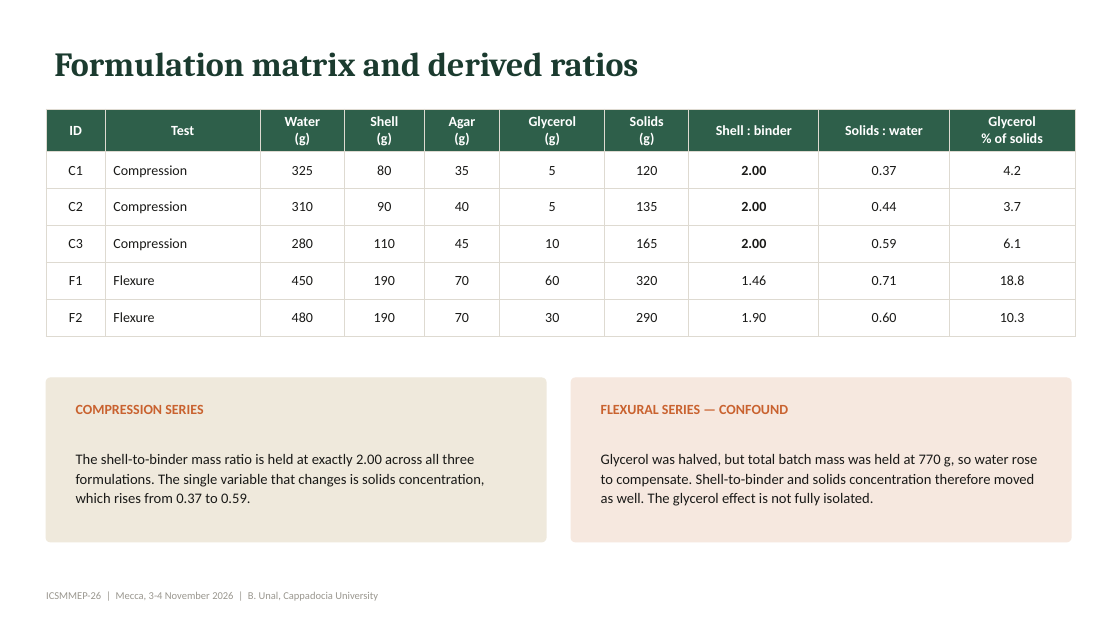
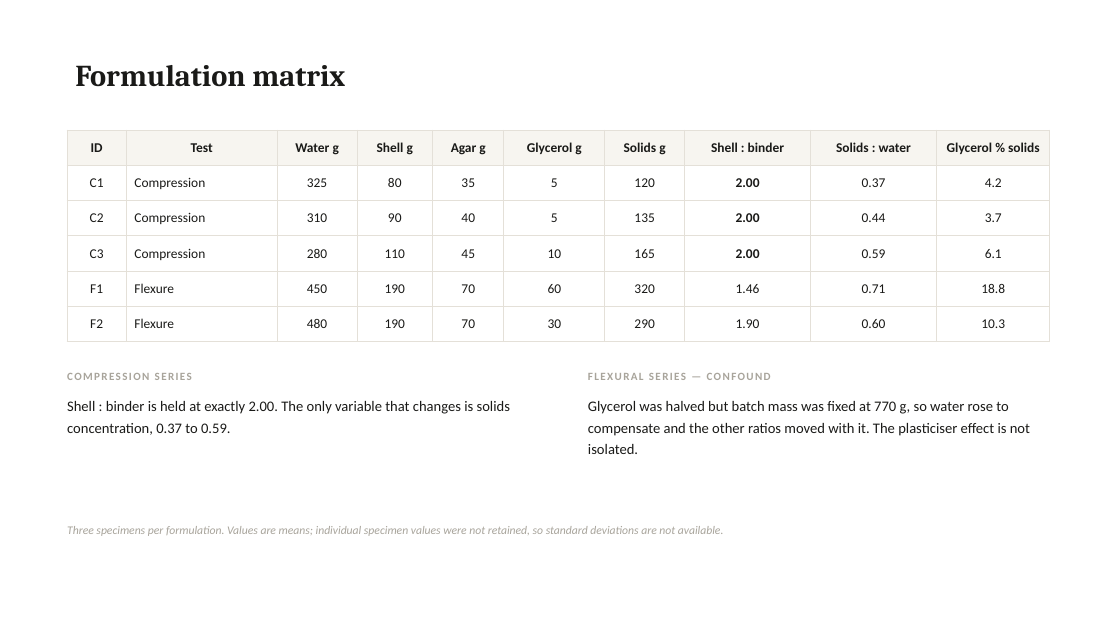
Before and after one commit to bunal91/sanat-ve-mekan, a slide deck: slide 10 of konferans-bildirisi/06-sunum/ICSMMEP26_Presentation_Unal.pptx. Drawn at 1120x630 pixels with LibreOffice and Linux fonts; fonts in the diff are those of the drawing. Boxes give left, top, right and bottom in pixels: in the first picture for what was removed or moved away, otherwise in the second. Text is boxed around its words. In the diff, an @@ line names an element or a change of style, - is before the commit and + after.

```diff
--- a/konferans-bildirisi/06-sunum/ICSMMEP26_Presentation_Unal.pptx
+++ b/konferans-bildirisi/06-sunum/ICSMMEP26_Presentation_Unal.pptx
@@ title at [75, 65, 345, 87]: text changed; size 29 to 26 pt; text colour #1B3B2F to #1A1A18 @@
-Formulation matrix and derived ratios
+Formulation matrix
@@ table at [67, 130, 1050, 332] @@
-row 1: ID | Test | Water / (g) | Shell / (g) | Agar / (g) | Glycerol / (g) | Solids / (g) | Shell : binder | Solids : water | Glycerol / % of solids
+row 1: ID | Test | Water g | Shell g | Agar g | Glycerol g | Solids g | Shell : binder | Solids : water | Glycerol % solids
@@ fill #2E5F4A to #F7F5F0 in row 1 @@
@@ size 12 to 11.5 pt in "ID", "Test", "Shell : binder", "Solids : water" and 50 more places @@
@@ text colour #FFFFFF to #1A1A18 in "ID", "Test", "Shell : binder", "Solids : water" @@
@@ borders changed @@
@@ table: place and size @@
-table at [46, 109, 1075, 326]
+table at [67, 130, 1050, 332]
@@ rounded rectangle removed at [46, 378, 546, 542] @@
@@ text "COMPRESSION SERIES": place and size @@
-text "COMPRESSION SERIES" at [76, 405, 203, 414]
+text "COMPRESSION SERIES" at [67, 373, 192, 380]
@@ text "COMPRESSION SERIES" at [67, 373, 192, 380]: size 12 to 9.5 pt, text colour #C9622F to #A8A49B, letter spacing 0 to 1.2 pt @@
@@ rounded rectangle removed at [571, 378, 1071, 542] @@
@@ text "FLEXURAL SERIES — CONFOUND" at [588, 373, 771, 380]: size 12 to 9.5 pt, text colour #C9622F to #A8A49B, letter spacing 0 to 1.2 pt @@
@@ text "FLEXURAL SERIES — CONFOUND": place and size @@
-text "FLEXURAL SERIES — CONFOUND" at [601, 405, 788, 414]
+text "FLEXURAL SERIES — CONFOUND" at [588, 373, 771, 380]
@@ text at [67, 401, 510, 435]: text changed @@
-The shell-to-binder mass ratio is held at exactly 2.00 across all three formulations. The single variable that changes is solids concentration, which rises from 0.37 to 0.59.
+Shell : binder is held at exactly 2.00. The only variable that changes is solids concentration, 0.37 to 0.59.
@@ text "Shell : binder is held ..." at [67, 401, 510, 435]: vertical alignment middle to top @@
@@ text "Glycerol was halved but batch ..." at [588, 401, 1030, 454]: vertical alignment middle to top @@
@@ text at [588, 401, 1030, 454]: text changed @@
-Glycerol was halved, but total batch mass was held at 770 g, so water rose to compensate. Shell-to-binder and solids concentration therefore moved as well. The glycerol effect is not fully isolated.
+Glycerol was halved but batch mass was fixed at 770 g, so water rose to compensate and the other ratios moved with it. The plasticiser effect is not isolated.
@@ text added at [67, 526, 724, 536], 10 pt, text #A8A49B, italic @@
+Three specimens per formulation. Values are means; individual specimen values were not retained, so standard deviations are not available.
@@ text removed at [46, 592, 378, 601] @@
-ICSMMEP-26 | Mecca, 3-4 November 2026 | B. Unal, Cappadocia University
```
Also in this commit, not shown: 22 other slides changed, 4 other files.
